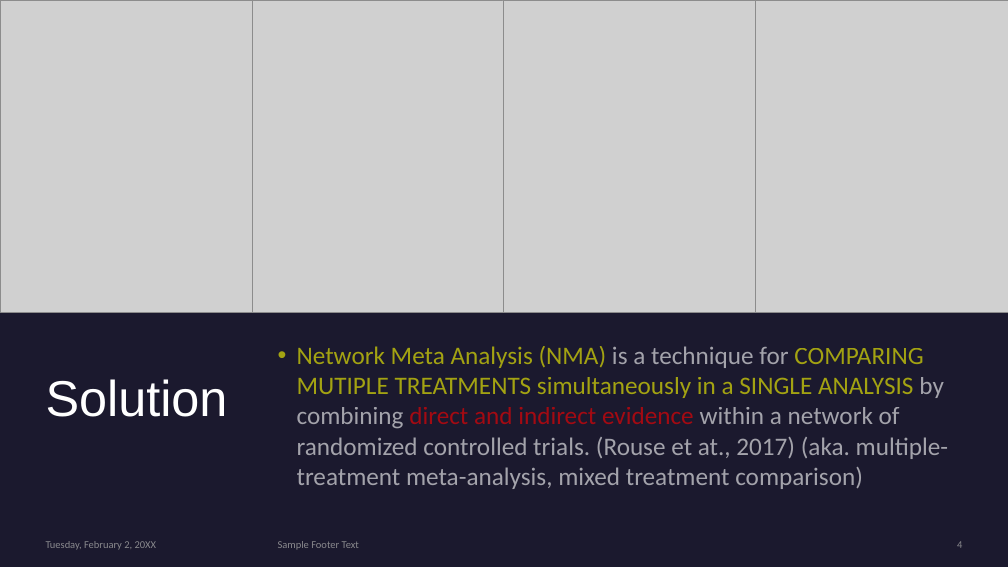
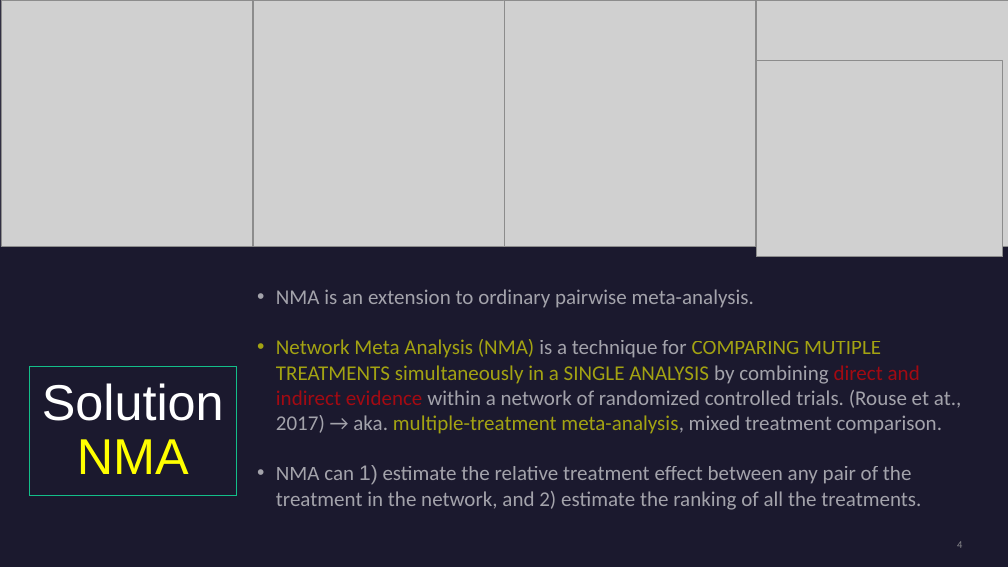
Before and after one commit to psyen0824/NMA, a slide deck: slide 4 of NMA_01Mar2024.pptx. Drawn at 1008x567 pixels with LibreOffice and Linux fonts; fonts in the diff are those of the drawing; grey boxes stand for pictures. Boxes give left, top, right and bottom in pixels: in the first picture for what was removed or moved away, otherwise in the second. Text is boxed around its words. In the diff, an @@ line names an element or a change of style, - is before the commit and + after.

```diff
--- a/NMA_01Mar2024.pptx
+++ b/NMA_01Mar2024.pptx
@@ picture: place and size @@
-picture at <box>0,0,253,312</box>
+picture at <box>1,0,253,247</box>
@@ picture: place and size @@
-picture at <box>253,0,505,312</box>
+picture at <box>253,0,505,247</box>
@@ picture: place and size @@
-picture at <box>503,0,755,312</box>
+picture at <box>504,0,756,247</box>
@@ picture: place and size @@
-picture at <box>755,0,1008,312</box>
+picture at <box>757,0,1008,247</box>
@@ picture added at <box>757,60,1003,256</box> @@
@@ text at <box>276,289,961,510</box>: text changed; size 24 to 20 pt @@
-• Network Meta Analysis (NMA) is a technique for COMPARING MUTIPLE TREATMENTS simultaneously in a SINGLE ANALYSIS by combining direct and indirect evidence within a network of randomized controlled trials. (Rouse et at., 2017) (aka. multiple-treatment meta-analysis, mixed treatment comparison)
+• NMA is an extension to ordinary pairwise meta-analysis.
+• Network Meta Analysis (NMA) is a technique for COMPARING MUTIPLE TREATMENTS simultaneously in a SINGLE ANALYSIS by combining direct and indirect evidence within a network of randomized controlled trials. (Rouse et at., 2017) → aka. multiple-treatment meta-analysis, mixed treatment comparison.
+• NMA can 1) estimate the relative treatment effect between any pair of the treatment in the network, and 2) estimate the ranking of all the treatments.
@@ title "Solution NMA": place and size @@
-title "Solution NMA" at <box>46,379,228,417</box>
+title "Solution NMA" at <box>29,367,237,496</box>
@@ title "Solution NMA" at <box>29,367,237,496</box>: vertical alignment top to middle; outline none to #13BE89 0.75 pt @@
@@ title at <box>42,383,224,474</box>: text changed @@
-Solution
+Solution
+NMA
@@ text removed at <box>46,541,157,550</box> @@
-Tuesday, February 2, 20XX
@@ text removed at <box>278,541,359,549</box> @@
-Sample Footer Text
```
Also in this commit, not shown: 3 other slides changed, 2 slides added, 1 other file.
